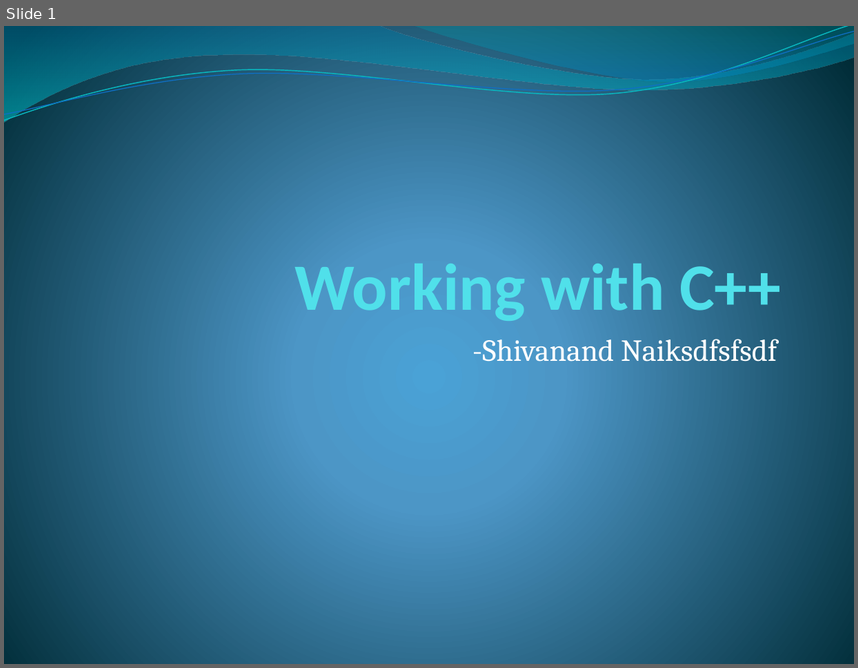
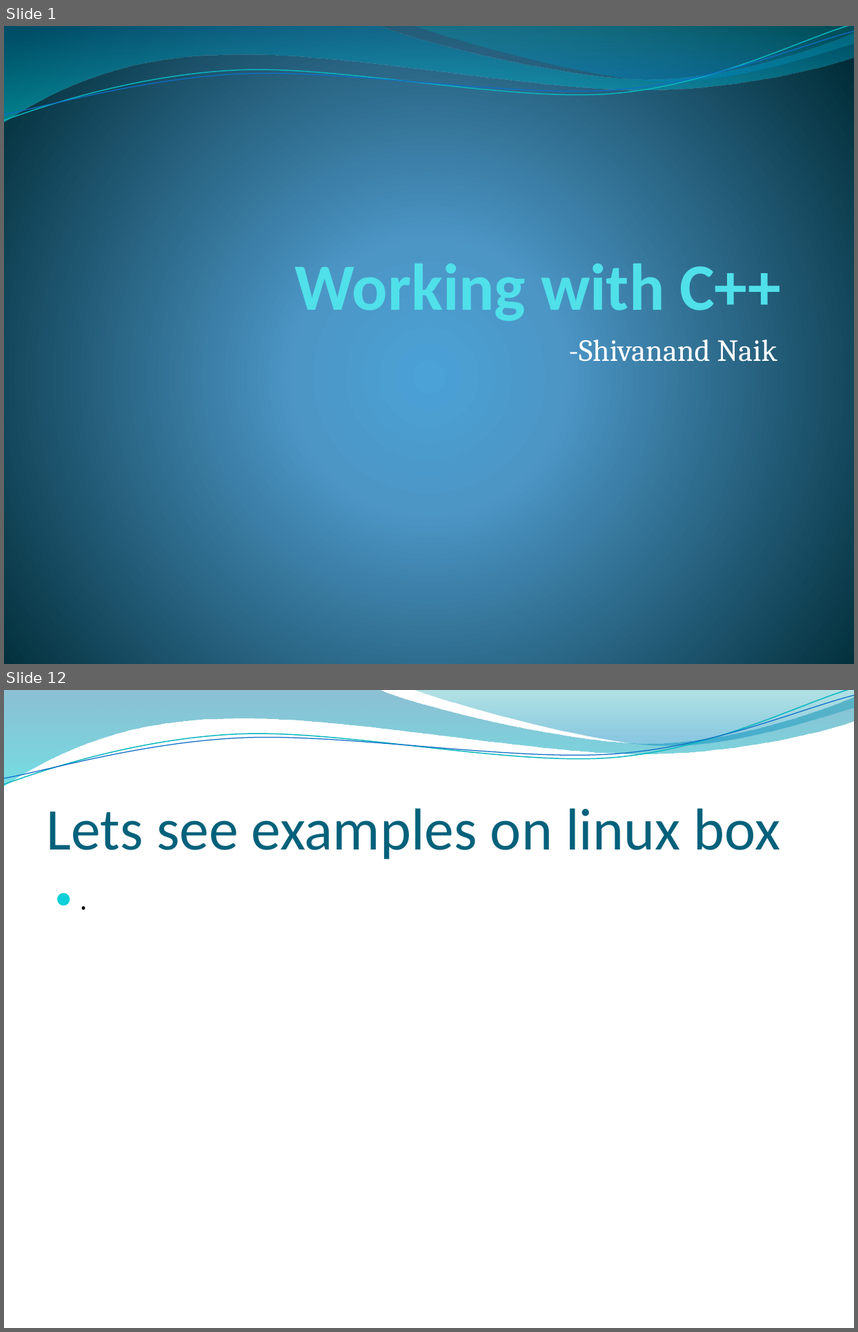
Before and after one commit to shivanandnaik/Presentations, a slide deck: c++.pptx. Shown one above the other, each under a label of ours: slide 1 before the commit, slides 1 and 12 after it; the slides between them are not shown. The pictures are 858x668 and 858x1332 pixels, drawn with LibreOffice and Linux fonts; fonts in the diff are those of the drawing; background and template pictures are left out. Boxes give left, top, right and bottom in pixels: in the first picture for what was removed or moved away, otherwise in the second. Text is boxed around its words. In the diff, an @@ line names an element or a change of style, - is before the commit and + after.

```diff
--- a/c++.pptx
+++ b/c++.pptx
@@ slide 12 added at [4, 690, 854, 1328], background picture (left out); not listed: 4 template elements that a slide beside it also shows @@
@@ title added at [47, 808, 780, 859], 50 pt, text #04617B @@
+Lets see examples on linux box
@@ text added at [47, 876, 811, 1283], 26 pt, text #000000 @@
+● .
@@ slide 1 changed as well @@
@@ subtitle at [568, 339, 777, 361]: text changed @@
--Shivanand Naiksdfsfsdf
+-Shivanand Naik
```
Also in this commit, not shown: 1 other slide changed, 23 other slides added.
